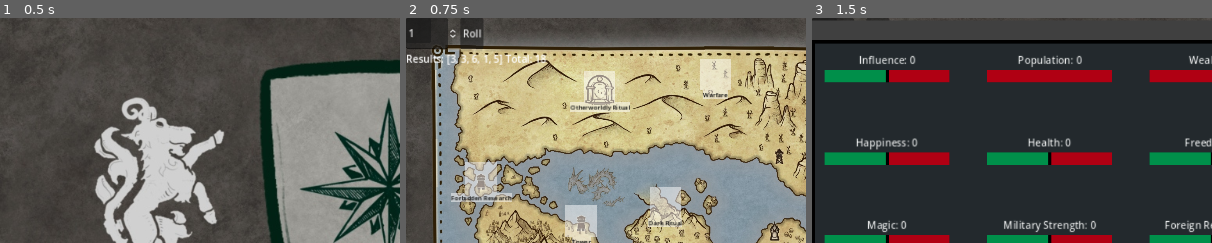
Above: before the commit, frames 1-3 (left to right).
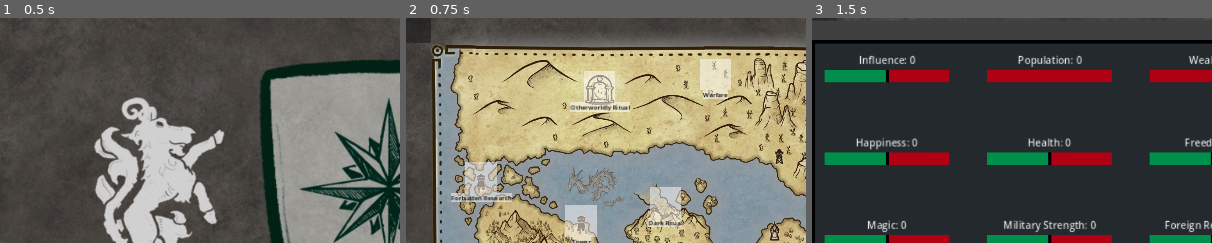
Above: after the commit, the same moments.

Repository: Evenwood/godotgamejam77
Game: Godot game, scene res://Main.tscn
Two runs of this game, one before a commit and one after it. Both use one fixed random seed, a clock stepped at 60 frames per second and the inputs below.
Inputs:
- Up to frame 1 (0.5 s): no input
- Up to frame 2 (0.75 s): click "Start Game" at 0.5 s
- Up to frame 3 (1.5 s): click "View Stats" at 1.25 s
The pictures show only the part of the screen within x 0-50%, y 0-50%; the shares and areas given below are measured in that part.

Frame 1 is identical in both runs. In frame 2, 2.0% of the frame differs, in the area x 0-35%, y 0-21%; in frame 3, less than 0.1%.

Commit message:
Fixed minor bug with dropping

Diff:
--- a/game/DiceControl/dice_scene.gd
+++ b/game/DiceControl/dice_scene.gd
@@ -28,6 +28,7 @@
 
 	# Initialize results
 	results_label.text = "Roll the dice!"
+	$DiceUI.hide()
 
 func _on_roll_button_pressed():
 	num_dice = int(num_dice_spinner.value)
--- a/game/DropZoneControl/drop_zone.gd
+++ b/game/DropZoneControl/drop_zone.gd
@@ -108,6 +108,7 @@
 	if filled:
 		return
 	# Can't drop if cannot afford
+	hover_die_value = item.value
 	if actions.canAfford(action_id, hover_die_value) == false:
 		item.cancel_drop()
 		hover_die_value = 0
@@ -162,9 +163,11 @@
 	#print("User canceled")
 	hover_die_value = 0
 	slotted_die_value = 0
+	if dropped_die:
+		dropped_die.cancel_drop()
 	dropped_die = null
 	filled = false
-	dropped_die.cancel_drop()
+
 
 func cannot_drop():
 	return filled || actions.canAfford(action_id, hover_die_value) == false
@@ -173,5 +176,7 @@
 	return filled
 
 func clear():
+	hover_die_value = 0
+	slotted_die_value = 0
 	dropped_die = null
 	filled = false
--- a/game/GUI/map_interface.gd
+++ b/game/GUI/map_interface.gd
@@ -59,9 +59,6 @@
 	#pass
 
 func load_dropzones() -> void:
-	var grid_columns = 10
-	var i = 0
-	var spacing = 100
 	for key in Datatypes.ACTIONS.keys():
 		var dropzone = dropzone_scene.instantiate()
 		dropzone.set_action_id(Datatypes.ACTIONS[key])
